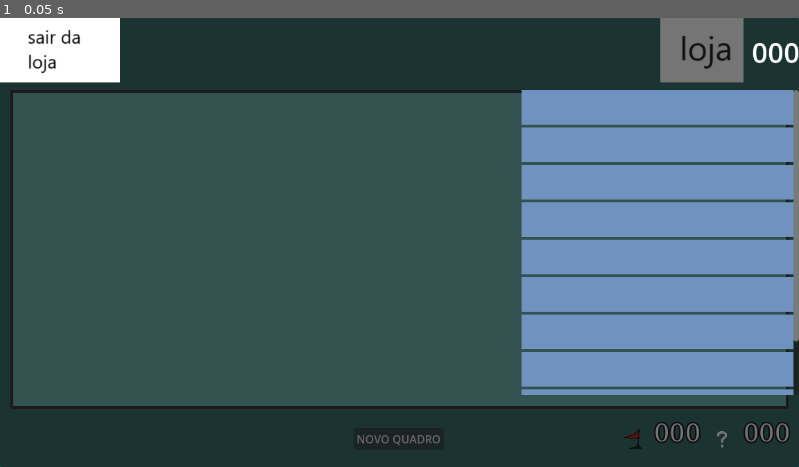
Above: before the commit, frame 1.
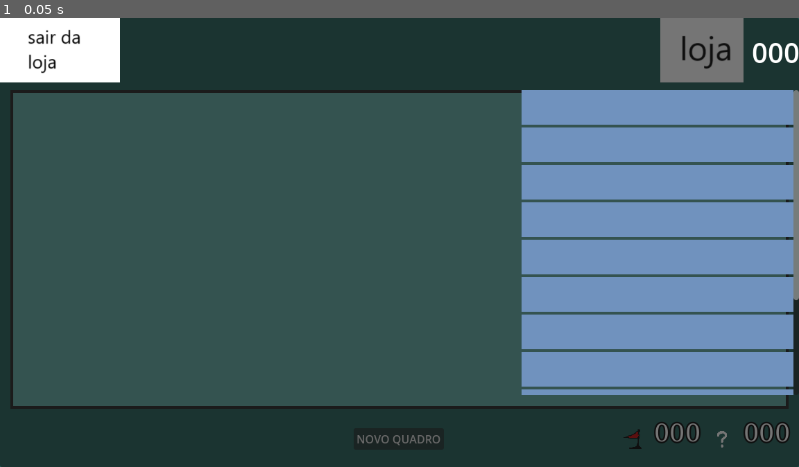
Above: after the commit, the same moment.

Repository: yuris2024/minesweeper
Game: Godot game, scene res://GameManager.tscn
Two runs of this game, one before a commit and one after it. Both use one fixed random seed, a clock stepped at 60 frames per second and the inputs below.
Inputs:
- Up to frame 1 (0.05 s): no input

The runs differ from the first frame. In frame 1, less than 0.1% of the frame differs, in the area x 99-100%, y 62-73%.

Commit message:
Change placeholder names in shop

Diff:
--- a/shop.tscn
+++ b/shop.tscn
@@ -49,61 +49,73 @@
 size_flags_horizontal = 3
 size_flags_vertical = 3
 
-[node name="TextureRect" type="TextureRect" parent="VBoxContainer/HBoxContainer/ScrollContainer/VBoxContainer"]
+[node name="Mine1" type="TextureRect" parent="VBoxContainer/HBoxContainer/ScrollContainer/VBoxContainer"]
 custom_minimum_size = Vector2(0, 50)
 layout_mode = 2
 texture = ExtResource("2_u6ywt")
 expand_mode = 1
 
-[node name="TextureRect2" type="TextureRect" parent="VBoxContainer/HBoxContainer/ScrollContainer/VBoxContainer"]
+[node name="Bg1" type="TextureRect" parent="VBoxContainer/HBoxContainer/ScrollContainer/VBoxContainer"]
 custom_minimum_size = Vector2(0, 50)
 layout_mode = 2
 texture = ExtResource("2_u6ywt")
 expand_mode = 1
 
-[node name="TextureRect3" type="TextureRect" parent="VBoxContainer/HBoxContainer/ScrollContainer/VBoxContainer"]
+[node name="Flag1" type="TextureRect" parent="VBoxContainer/HBoxContainer/ScrollContainer/VBoxContainer"]
 custom_minimum_size = Vector2(0, 50)
 layout_mode = 2
 texture = ExtResource("2_u6ywt")
 expand_mode = 1
 
-[node name="TextureRect4" type="TextureRect" parent="VBoxContainer/HBoxContainer/ScrollContainer/VBoxContainer"]
+[node name="Button1" type="TextureRect" parent="VBoxContainer/HBoxContainer/ScrollContainer/VBoxContainer"]
 custom_minimum_size = Vector2(0, 50)
 layout_mode = 2
 texture = ExtResource("2_u6ywt")
 expand_mode = 1
 
-[node name="TextureRect5" type="TextureRect" parent="VBoxContainer/HBoxContainer/ScrollContainer/VBoxContainer"]
+[node name="Mine2" type="TextureRect" parent="VBoxContainer/HBoxContainer/ScrollContainer/VBoxContainer"]
 custom_minimum_size = Vector2(0, 50)
 layout_mode = 2
 texture = ExtResource("2_u6ywt")
 expand_mode = 1
 
-[node name="TextureRect6" type="TextureRect" parent="VBoxContainer/HBoxContainer/ScrollContainer/VBoxContainer"]
+[node name="Bg2" type="TextureRect" parent="VBoxContainer/HBoxContainer/ScrollContainer/VBoxContainer"]
 custom_minimum_size = Vector2(0, 50)
 layout_mode = 2
 texture = ExtResource("2_u6ywt")
 expand_mode = 1
 
-[node name="TextureRect7" type="TextureRect" parent="VBoxContainer/HBoxContainer/ScrollContainer/VBoxContainer"]
+[node name="Flag2" type="TextureRect" parent="VBoxContainer/HBoxContainer/ScrollContainer/VBoxContainer"]
 custom_minimum_size = Vector2(0, 50)
 layout_mode = 2
 texture = ExtResource("2_u6ywt")
 expand_mode = 1
 
-[node name="TextureRect8" type="TextureRect" parent="VBoxContainer/HBoxContainer/ScrollContainer/VBoxContainer"]
+[node name="Button2" type="TextureRect" parent="VBoxContainer/HBoxContainer/ScrollContainer/VBoxContainer"]
 custom_minimum_size = Vector2(0, 50)
 layout_mode = 2
 texture = ExtResource("2_u6ywt")
 expand_mode = 1
 
-[node name="TextureRect9" type="TextureRect" parent="VBoxContainer/HBoxContainer/ScrollContainer/VBoxContainer"]
+[node name="Mine3" type="TextureRect" parent="VBoxContainer/HBoxContainer/ScrollContainer/VBoxContainer"]
 custom_minimum_size = Vector2(0, 50)
 layout_mode = 2
 texture = ExtResource("2_u6ywt")
 expand_mode = 1
 
-[node name="TextureRect10" type="TextureRect" parent="VBoxContainer/HBoxContainer/ScrollContainer/VBoxContainer"]
+[node name="Bg3" type="TextureRect" parent="VBoxContainer/HBoxContainer/ScrollContainer/VBoxContainer"]
+custom_minimum_size = Vector2(0, 50)
+layout_mode = 2
+texture = ExtResource("2_u6ywt")
+expand_mode = 1
+
+[node name="Flag3" type="TextureRect" parent="VBoxContainer/HBoxContainer/ScrollContainer/VBoxContainer"]
+custom_minimum_size = Vector2(0, 50)
+layout_mode = 2
+texture = ExtResource("2_u6ywt")
+expand_mode = 1
+
+[node name="Button3" type="TextureRect" parent="VBoxContainer/HBoxContainer/ScrollContainer/VBoxContainer"]
 custom_minimum_size = Vector2(0, 50)
 layout_mode = 2
 texture = ExtResource("2_u6ywt")
